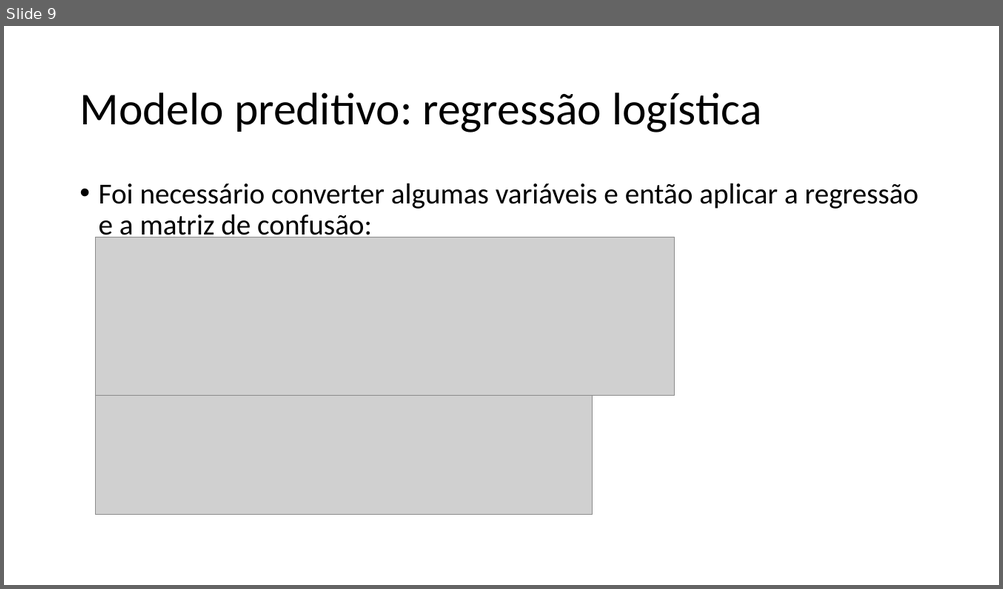
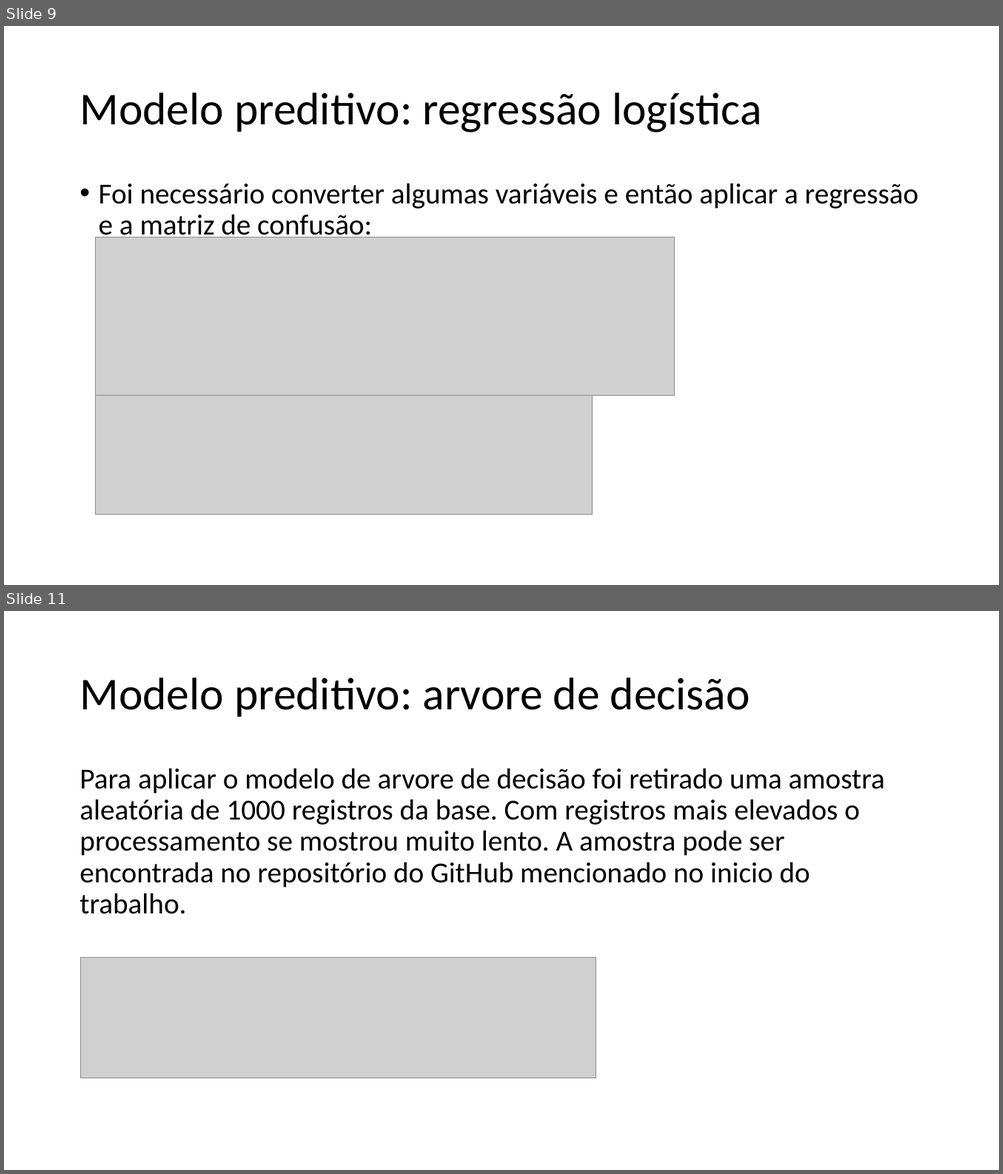
Before and after one commit to padovese/academic-projects, a slide deck: regressao/apresentacao.pptx. Shown one above the other, each under a label of ours: slide 9 before the commit, slides 9 and 11 after it; the slides between them are not shown. The pictures are 1003x589 and 1003x1174 pixels, drawn with LibreOffice and Linux fonts; fonts in the diff are those of the drawing; grey boxes stand for pictures. Boxes give left, top, right and bottom in pixels: in the first picture for what was removed or moved away, otherwise in the second. Text is boxed around its words. In the diff, an @@ line names an element or a change of style, - is before the commit and + after.

```diff
--- a/regressao/apresentacao.pptx
+++ b/regressao/apresentacao.pptx
@@ slide 11 added at (4,611,999,1170), background #FFFFFF @@
@@ title added at (79,678,750,717), 44 pt, text #000000 @@
+Modelo preditivo: arvore de decisão
@@ text added at (79,768,885,914), 28 pt, text #000000 @@
+Para aplicar o modelo de arvore de decisão foi retirado uma amostra aleatória de 1000 registros da base. Com registros mais elevados o processamento se mostrou muito lento. A amostra pode ser encontrada no repositório do GitHub mencionado no inicio do trabalho.
@@ picture added at (81,958,597,1078) @@
```
Also in this commit, not shown: 5 slides changed, 10 other slides added, 4 other files.
